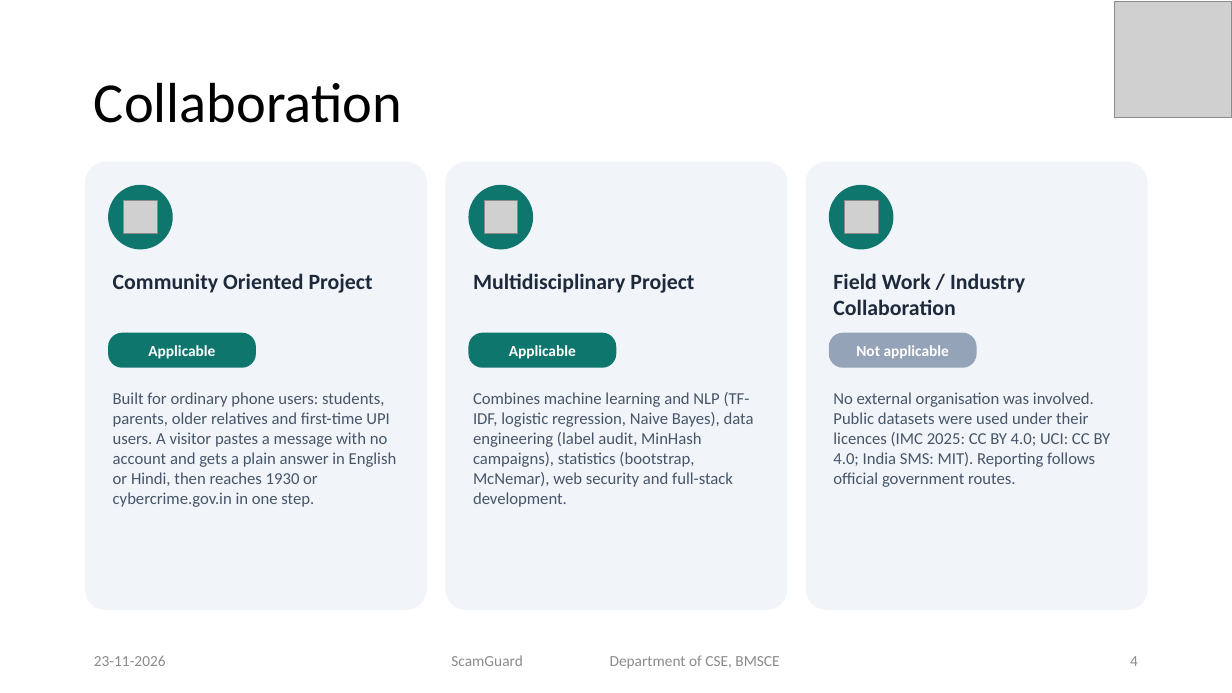
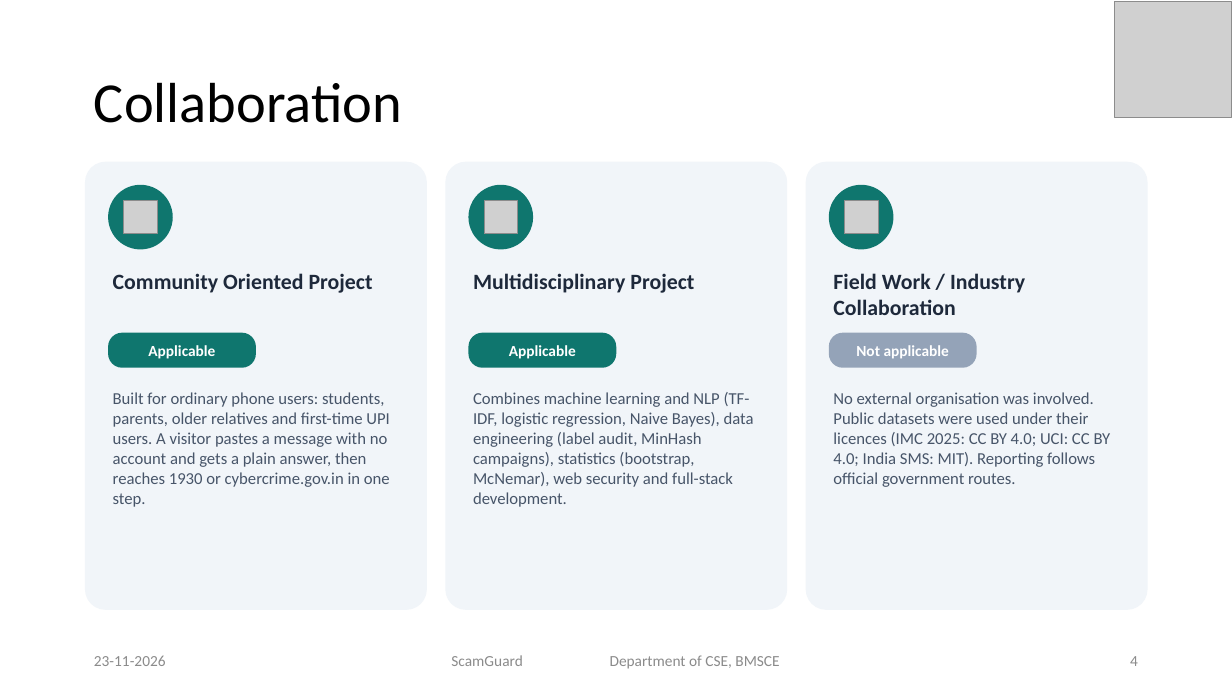
Before and after one commit to priyamthakur275/ScamGuard-AI, a slide deck: slide 4 of docs/presentation/ScamGuard_Final_Presentation.pptx. Drawn at 1232x693 pixels with LibreOffice and Linux fonts; fonts in the diff are those of the drawing; grey boxes stand for pictures. Boxes give left, top, right and bottom in pixels: in the first picture for what was removed or moved away, otherwise in the second. Text is boxed around its words. In the diff, an @@ line names an element or a change of style, - is before the commit and + after.

```diff
--- a/docs/presentation/ScamGuard_Final_Presentation.pptx
+++ b/docs/presentation/ScamGuard_Final_Presentation.pptx
@@ text at (113, 392, 390, 507): text changed @@
-Built for ordinary phone users: students, parents, older relatives and first-time UPI users. A visitor pastes a message with no account and gets a plain answer in English or Hindi, then reaches 1930 or cybercrime.gov.in in one step.
+Built for ordinary phone users: students, parents, older relatives and first-time UPI users. A visitor pastes a message with no account and gets a plain answer, then reaches 1930 or cybercrime.gov.in in one step.
```
Also in this commit, not shown: 4 other slides changed, 9 other files.
